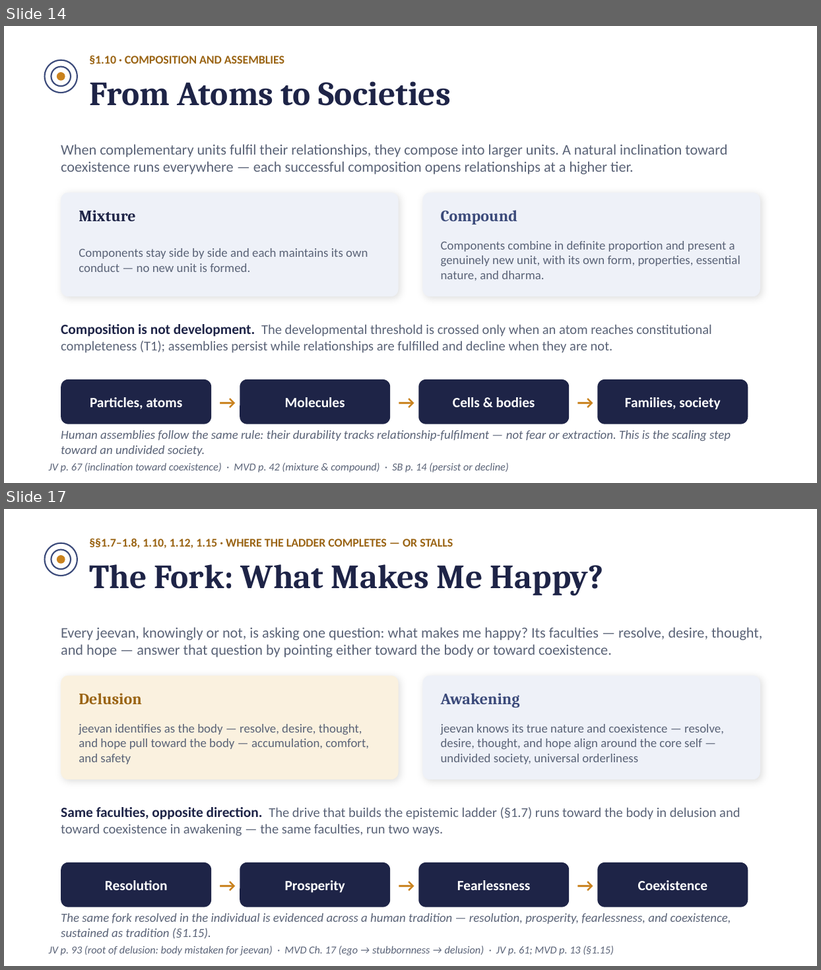
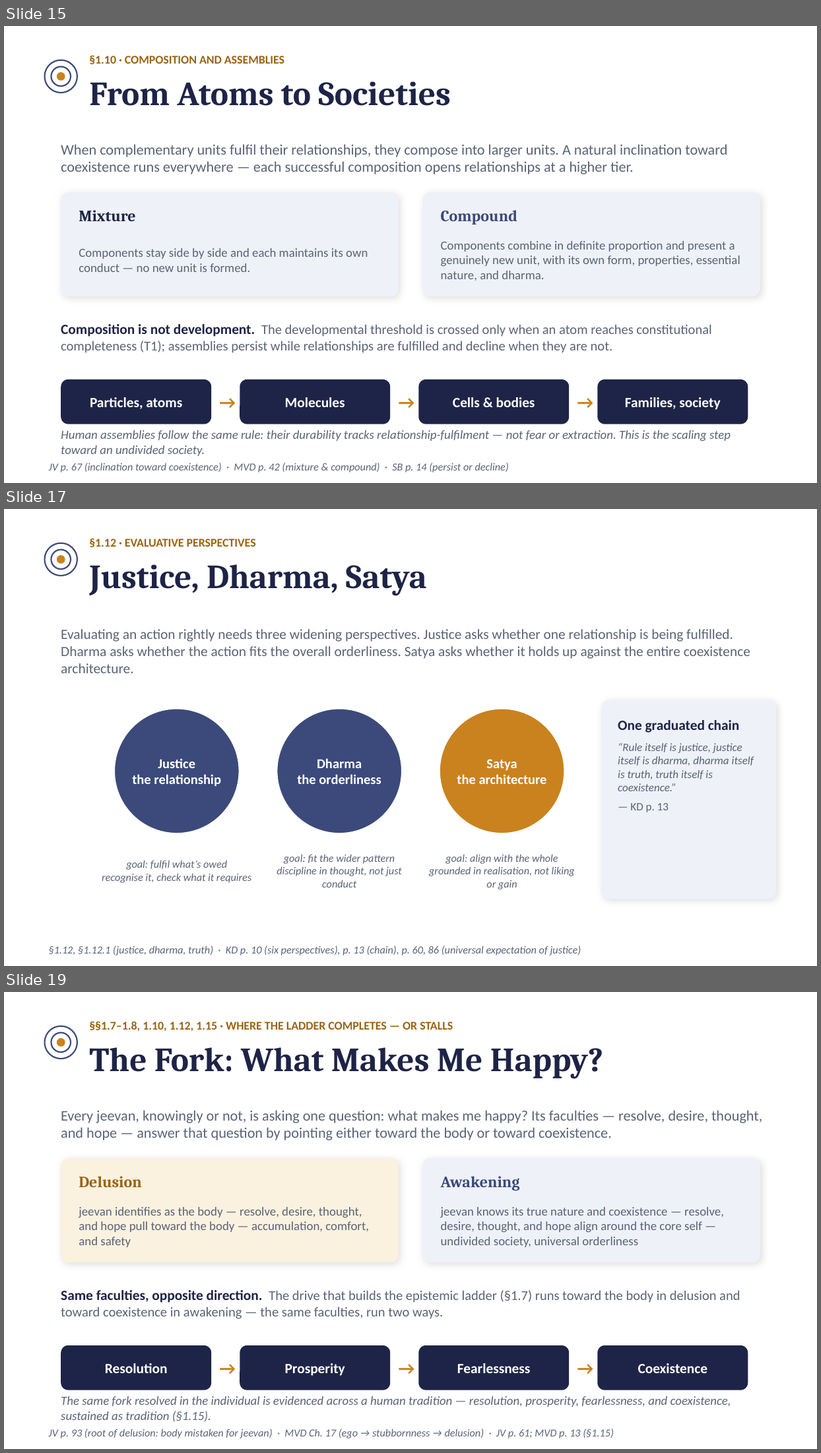
Before and after one commit to raghavamohan/AnalyticMadhyasthDarshan, a slide deck: Studies/The-Ontology-of-Coexistence/The-Ontology-of-Existence-Madhyasth-Darshan.pptx. Shown one above the other, each under a label of ours: slides 14 and 17 before the commit, slides 15, 17 and 19 after it; the slides between them are not shown. The pictures are 821x970 and 821x1453 pixels, drawn with LibreOffice and Linux fonts; fonts in the diff are those of the drawing. Boxes give left, top, right and bottom in pixels: in the first picture for what was removed or moved away, otherwise in the second. Text is boxed around its words. In the diff, an @@ line names an element or a change of style, - is before the commit and + after.

Commit message:
Add karma/evaluation slides and tighten the ontology deck's narrative flow
Adds slides on Karma's structure (KD Ch.1) and the developmental spiral
(reflection/projection), plus Justice/Dharma/Satya as three widening
evaluative perspectives, filling a gap where the deck used those terms
without ever defining them. Adds an orientation slide right after the
title to frame the whole argument up front.

Also removes two slides whose content was substantially redundant with
material covered elsewhere (Conservation and Human Goals; Progressions
and Planes), folding the four-goal visual from the former into the
culmination slide.

```diff
--- a/Studies/The-Ontology-of-Coexistence/The-Ontology-of-Existence-Madhyasth-Darshan.pptx
+++ b/Studies/The-Ontology-of-Coexistence/The-Ontology-of-Existence-Madhyasth-Darshan.pptx
@@ slide 17 added at [4,509,817,966], background #FFFFFF @@
@@ ellipse added at [45,543,77,576], outline #3B4A7A 1.25 pt @@
@@ text added at [89,538,256,547], 10.5 pt, text #9A6414, bold @@
+§1.12 · EVALUATIVE PERSPECTIVES
@@ ellipse added at [51,550,71,569], outline #3B4A7A 1.25 pt @@
@@ ellipse added at [57,555,65,564], fill #C9821E @@
@@ text added at [89,564,427,595], 30 pt, text #1E2447, bold @@
+Justice, Dharma, Satya
@@ text added at [61,629,750,673], 12.5 pt, text #5A6377 @@
+Evaluating an action rightly needs three widening perspectives. Justice asks whether one relationship is being fulfilled. Dharma asks whether the action fits the overall orderliness. Satya asks whether it holds up against the entire coexistence architecture.
@@ rounded rectangle added at [602,700,776,899], fill #EEF1F8 @@
@@ ellipse added at [114,708,240,834], fill #3B4A7A, outline #FFFFFF 2 pt @@
@@ ellipse added at [277,708,403,834], fill #3B4A7A, outline #FFFFFF 2 pt @@
@@ ellipse added at [439,708,565,834], fill #C9821E, outline #FFFFFF 2 pt @@
@@ text added at [618,720,754,813], 10 pt, text #5A6377, italic @@
+One graduated chain
+“Rule itself is justice, justice itself is dharma, dharma itself is truth, truth itself is coexistence.”
+— KD p. 13
@@ text added at [132,758,221,787], 12 pt, text #FFFFFF, bold @@
+Justice
+the relationship
@@ text added at [297,758,381,784], 12 pt, text #FFFFFF, bold @@
+Dharma
+the orderliness
@@ text added at [457,759,547,784], 12 pt, text #FFFFFF, bold @@
+Satya
+the architecture
@@ text added at [102,860,252,883], 9.5 pt, text #5A6377, italic @@
+goal: fulfil what’s owed
+recognise it, check what it requires
@@ text added at [277,854,402,888], 9.5 pt, text #5A6377, italic @@
+goal: fit the wider pattern
+discipline in thought, not just conduct
@@ text added at [429,854,575,890], 9.5 pt, text #5A6377, italic @@
+goal: align with the whole
+grounded in realisation, not liking or gain
@@ text added at [49,946,582,956], 9.5 pt, text #5A6377, italic @@
+§1.12, §1.12.1 (justice, dharma, truth) · KD p. 10 (six perspectives), p. 13 (chain), p. 60, 86 (universal expectation of justice)
@@ what was slide 14 is now slide 15 @@
@@ what was slide 17 is now slide 19 @@
```
Also in this commit, not shown: 6 slides changed, 3 other slides added, 3 slides removed.
